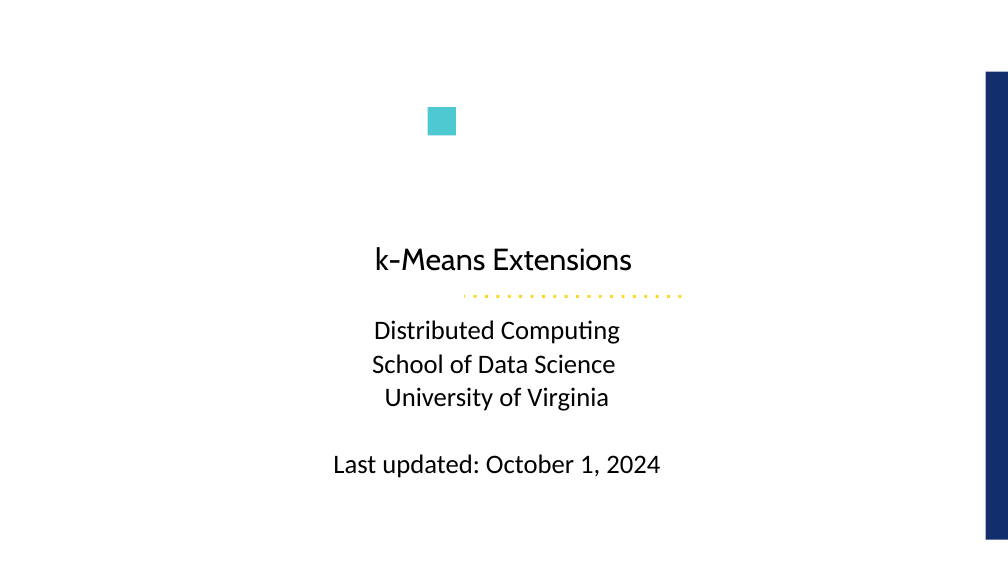
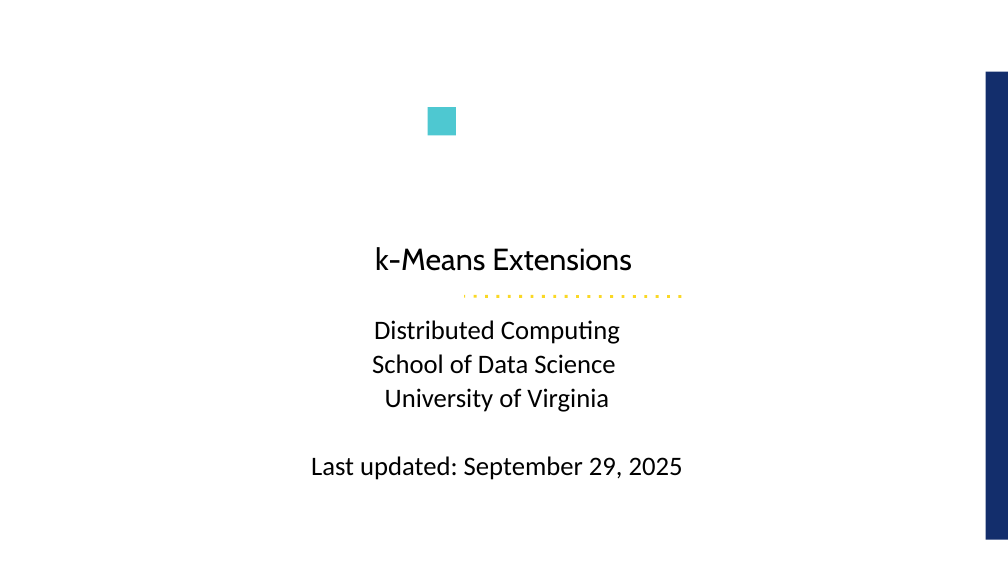
Before and after one commit to UVADS/distributed_computing, a slide deck: slide 1 of 05_clustering_and_dim_reduction/content_clustering/k_means_extensions.ppt. Drawn at 1008x567 pixels with LibreOffice and Linux fonts; fonts in the diff are those of the drawing; background and template pictures are left out. Boxes give left, top, right and bottom in pixels: in the first picture for what was removed or moved away, otherwise in the second. Text is boxed around its words. In the diff, an @@ line names an element or a change of style, - is before the commit and + after.

Commit message:
clarified k-means extension slides

```diff
--- a/05_clustering_and_dim_reduction/content_clustering/k_means_extensions.ppt
+++ b/05_clustering_and_dim_reduction/content_clustering/k_means_extensions.ppt
@@ text at box(311, 456, 683, 480): text changed @@
-Last updated: October 1, 2024
+Last updated: September 29, 2025
```
Also in this commit, not shown: 2 other slides changed, 1 other file.
